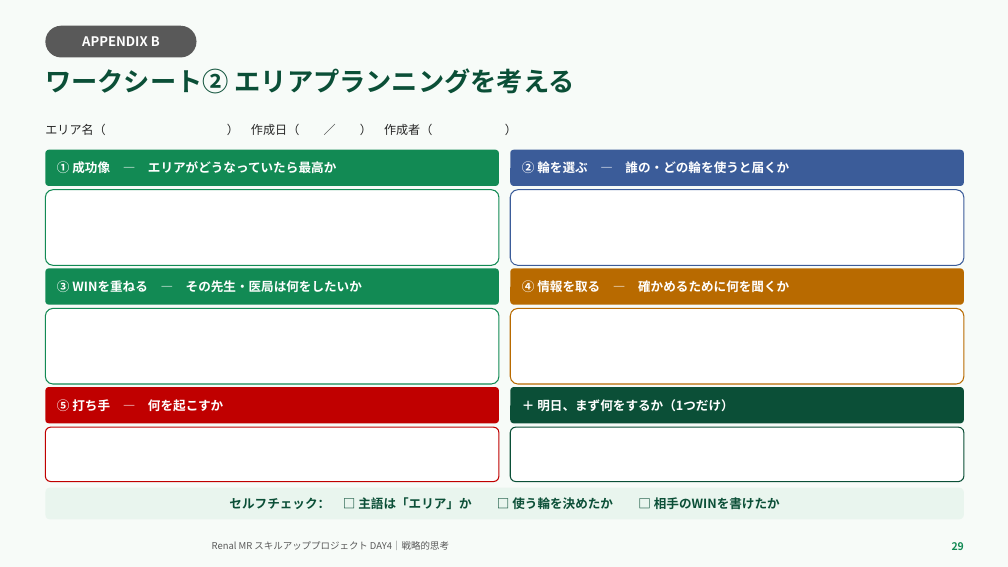
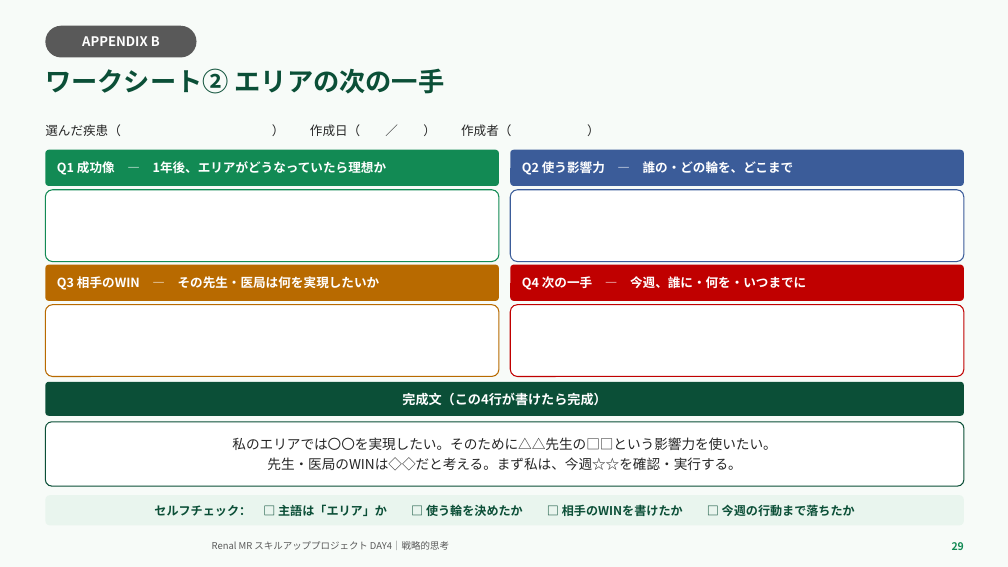
Before and after one commit to TAKUYA-1187/Claude, a slide deck: slide 29 of novartis_training/DAY4_ちょっと分かるだけで世界が変わる.pptx. Drawn at 1008x567 pixels with LibreOffice and Linux fonts; fonts in the diff are those of the drawing; background and template pictures are left out. Boxes give left, top, right and bottom in pixels: in the first picture for what was removed or moved away, otherwise in the second. Text is boxed around its words. In the diff, an @@ line names an element or a change of style, - is before the commit and + after.

```diff
--- a/novartis_training/DAY4_ちょっと分かるだけで世界が変わる.pptx
+++ b/novartis_training/DAY4_ちょっと分かるだけで世界が変わる.pptx
@@ text at <box>45,68,445,94</box>: text changed @@
-ワークシート② エリアプランニングを考える
+ワークシート② エリアの次の一手
@@ text at <box>45,124,511,136</box>: text changed; size 11.5 to 12 pt @@
-エリア名（ ） 作成日（ ／ ） 作成者（ ）
+選んだ疾患（ ） 作成日（ ／ ） 作成者（ ）
@@ text in rounded rectangle at <box>57,161,387,175</box>: text changed @@
-① 成功像 — エリアがどうなっていたら最高か
+Q1 成功像 — 1年後、エリアがどうなっていたら理想か
@@ text in rounded rectangle at <box>522,161,794,175</box>: text changed @@
-② 輪を選ぶ — 誰の・どの輪を使うと届くか
+Q2 使う影響力 — 誰の・どの輪を、どこまで
@@ rounded rectangle "Q3 相手のWIN — その先生・医局は何を実現したいか" at <box>45,265,499,301</box>: fill #128A54 to #B86A00 @@
@@ 4 rounded rectangles: place and size @@
-4 rounded rectangles at <box>45,268,964,384</box>
+4 rounded rectangles at <box>45,265,964,377</box>
@@ rounded rectangle "Q4 次の一手 — 今週、誰に・何を・いつまでに" at <box>510,265,964,301</box>: fill #B86A00 to #C00000 @@
@@ text in rounded rectangle at <box>57,276,380,290</box>: text changed @@
-③ WINを重ねる — その先生・医局は何をしたいか
+Q3 相手のWIN — その先生・医局は何を実現したいか
@@ text in rounded rectangle at <box>522,276,806,290</box>: text changed @@
-④ 情報を取る — 確かめるために何を聞くか
+Q4 次の一手 — 今週、誰に・何を・いつまでに
@@ rounded rectangle at <box>45,305,499,377</box>: outline #128A54 1 pt to #B86A00 1 pt @@
@@ rounded rectangle at <box>510,305,964,377</box>: outline #B86A00 1 pt to #C00000 1 pt @@
@@ rounded rectangle "完成文（この4行が書けたら完成）": place and size @@
-rounded rectangle "完成文（この4行が書けたら完成）" at <box>45,387,499,423</box>
+rounded rectangle "完成文（この4行が書けたら完成）" at <box>45,382,964,416</box>
@@ rounded rectangle "完成文（この4行が書けたら完成）" at <box>45,382,964,416</box>: fill #C00000 to #0B4F37 @@
@@ rounded rectangle removed at <box>510,387,964,423</box> @@
-＋ 明日、まず何をするか（1つだけ）
@@ text in rounded rectangle at <box>402,392,606,406</box>: text changed; size 12 to 12.5 pt @@
-⑤ 打ち手 — 何を起こすか
+完成文（この4行が書けたら完成）
@@ rounded rectangle "私のエリアでは〇〇を実現したい。そのために△△先生の□□という影響力を使いたい。": place and size @@
-rounded rectangle "私のエリアでは〇〇を実現したい。そのために△△先生の□□という影響力を使いたい。" at <box>45,427,499,482</box>
+rounded rectangle "私のエリアでは〇〇を実現したい。そのために△△先生の□□という影響力を使いたい。" at <box>45,422,964,486</box>
@@ rounded rectangle "私のエリアでは〇〇を実現したい。そのために△△先生の□□という影響力を使いたい。" at <box>45,422,964,486</box>: outline #C00000 1 pt to #0B4F37 1 pt @@
@@ text in rounded rectangle at <box>232,437,776,470</box>: text added @@
+私のエリアでは〇〇を実現したい。そのために△△先生の□□という影響力を使いたい。
+先生・医局のWINは◇◇だと考える。まず私は、今週☆☆を確認・実行する。
@@ rounded rectangle removed at <box>510,427,964,482</box> @@
@@ rounded rectangle "セルフチェック： □ 主語は「エリア」か □ 使う輪を決めたか ...": place and size @@
-rounded rectangle "セルフチェック： □ 主語は「エリア」か □ 使う輪を決めたか ..." at <box>45,488,964,520</box>
+rounded rectangle "セルフチェック： □ 主語は「エリア」か □ 使う輪を決めたか ..." at <box>45,495,964,526</box>
@@ text in rounded rectangle at <box>154,504,855,516</box>: text changed; size 12 to 11.5 pt @@
-セルフチェック： □ 主語は「エリア」か □ 使う輪を決めたか □ 相手のWINを書けたか
+セルフチェック： □ 主語は「エリア」か □ 使う輪を決めたか □ 相手のWINを書けたか □ 今週の行動まで落ちたか
```
Also in this commit, not shown: 19 other slides changed, 1 slide added, 2 other files.
